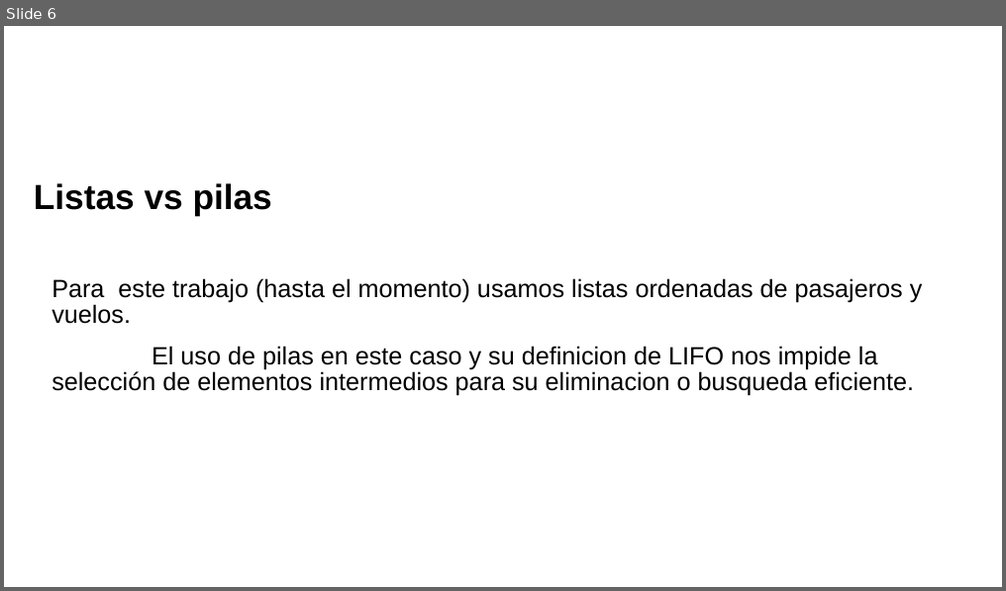
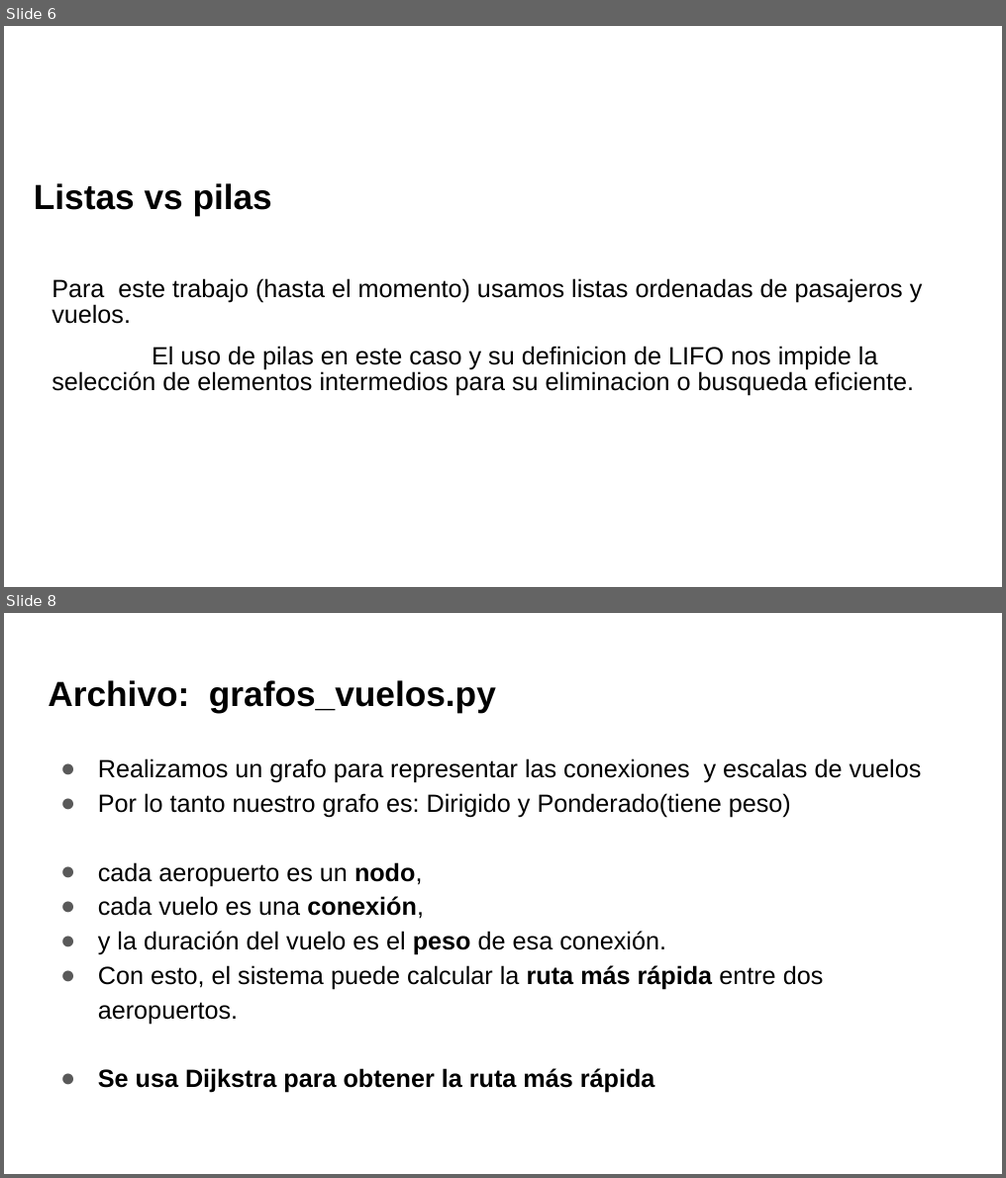
Before and after one commit to MarielaIPS/Final, a slide deck: Sistema de vuelos.pptx. Shown one above the other, each under a label of ours: slide 6 before the commit, slides 6 and 8 after it; the slides between them are not shown. The pictures are 1006x591 and 1006x1178 pixels, drawn with LibreOffice and Linux fonts; fonts in the diff are those of the drawing; background and template pictures are left out. Boxes give left, top, right and bottom in pixels: in the first picture for what was removed or moved away, otherwise in the second. Text is boxed around its words. In the diff, an @@ line names an element or a change of style, - is before the commit and + after.

```diff
--- a/Sistema de vuelos.pptx
+++ b/Sistema de vuelos.pptx
@@ slide 8 added at [4,613,1002,1174], background picture (left out) @@
@@ title added at [48,680,496,712], 25.2 pt, text #000000, bold @@
+Archivo: grafos_vuelos.py
@@ text added at [98,759,922,1093], 18 pt, text #000000 @@
+● Realizamos un grafo para representar las conexiones y escalas de vuelos
+● Por lo tanto nuestro grafo es: Dirigido y Ponderado(tiene peso)
+● cada aeropuerto es un nodo,
+● cada vuelo es una conexión,
+● y la duración del vuelo es el peso de esa conexión.
+● Con esto, el sistema puede calcular la ruta más rápida entre dos aeropuertos.
+● Se usa Dijkstra para obtener la ruta más rápida
```
Also in this commit, not shown: 2 slides changed, 1 other slide added.
